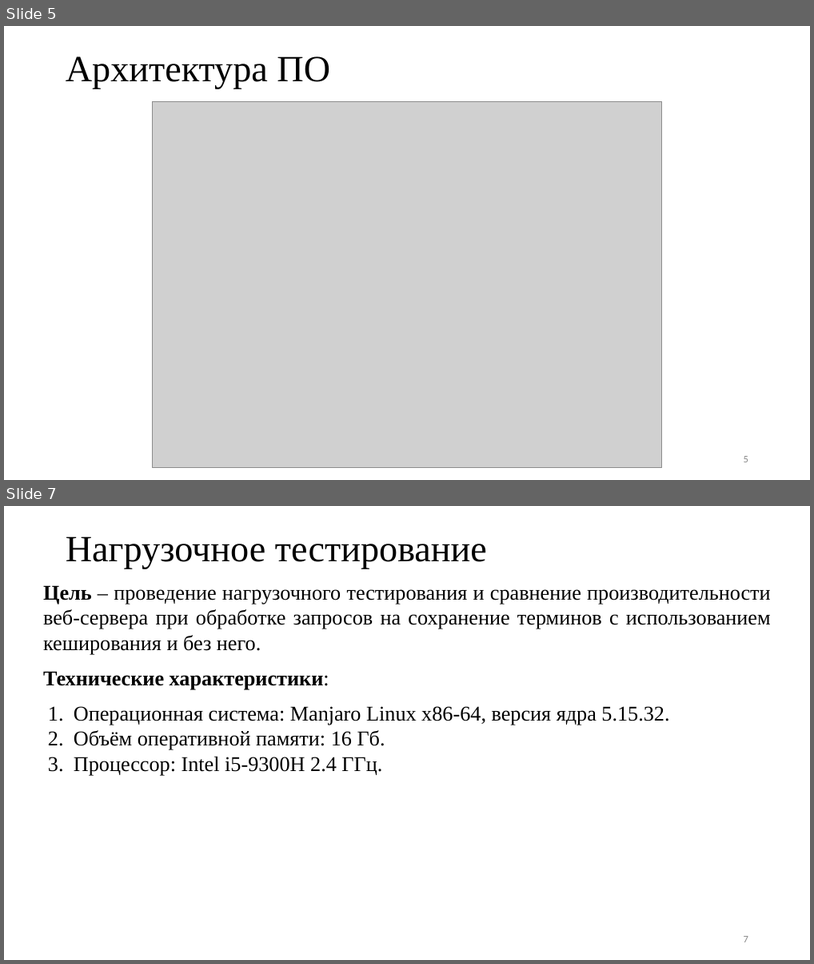
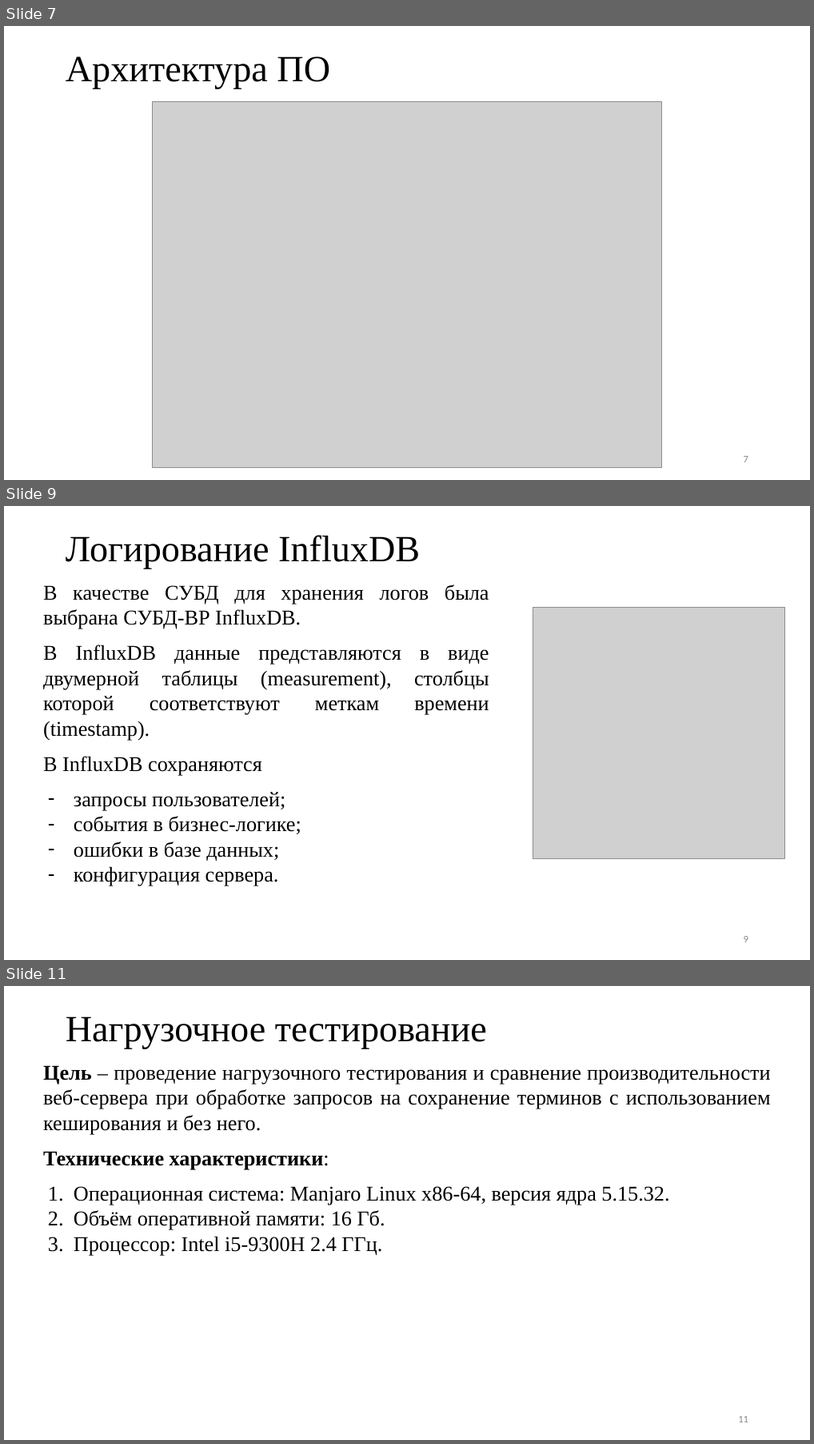
Before and after one commit to Inspirate789/Thermy-backend, a slide deck: docs/presentation/databases/presentation.pptx. Shown one above the other, each under a label of ours: slides 5 and 7 before the commit, slides 7, 9 and 11 after it; the slides between them are not shown. The pictures are 814x964 and 814x1444 pixels, drawn with LibreOffice and Linux fonts; fonts in the diff are those of the drawing; grey boxes stand for pictures. Boxes give left, top, right and bottom in pixels: in the first picture for what was removed or moved away, otherwise in the second. Text is boxed around its words. In the diff, an @@ line names an element or a change of style, - is before the commit and + after.

```diff
--- a/docs/presentation/databases/presentation.pptx
+++ b/docs/presentation/databases/presentation.pptx
@@ slide 9 added at (4,506,810,960), background #FFFFFF @@
@@ title added at (66,535,420,569), 44 pt, text #000000 @@
+Логирование InfluxDB
@@ text added at (43,584,490,886), 25 pt, text #000000 @@
+В качестве СУБД для хранения логов была выбрана СУБД-ВР InfluxDB.
+В InfluxDB данные представляются в виде двумерной таблицы (measurement), столбцы которой соответствуют меткам времени (timestamp).
+В InfluxDB сохраняются
+– запросы пользователей;
+– события в бизнес-логике;
+– ошибки в базе данных;
+– конфигурация сервера.
@@ picture added at (534,607,785,859) @@
@@ page number added at (744,936,749,942), 12 pt, text #888888 @@
+9
@@ what was slide 5 is now slide 7 @@
@@ page number at (744,456,749,462): text changed @@
-5
+7
@@ what was slide 7 is now slide 11 @@
@@ page number at (738,1416,749,1422): text changed @@
-7
+11
```
Also in this commit, not shown: 1 slide changed, 4 other slides added, 4 other files.
